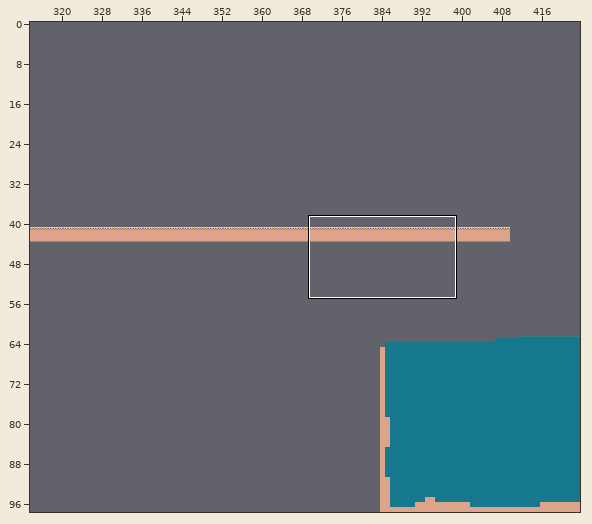
One commit to this Tiled map: content/tilemap/map.tmx. Above, an overview of the earlier version with the close-up marked.
Close-up. Earlier state:
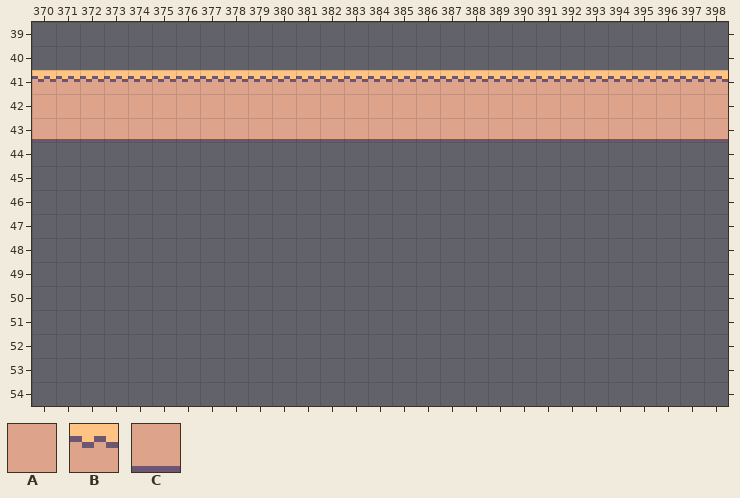
Cells are 8x8 px. Shown: x 370..398, y 39..54. The commit also changed other parts of the map, which this record leaves out. The old version is drawn lined up with the new one.
Key: from "panda_tileset": A 43, B 385, C 401.
_ is an empty cell.
Layers that did not change in this view are not listed.
Layer "terrain" before, first column x 370:
39 _____________________________
40 _____________________________
41 BBBBBBBBBBBBBBBBBBBBBBBBBBBBB
42 AAAAAAAAAAAAAAAAAAAAAAAAAAAAA
43 CCCCCCCCCCCCCCCCCCCCCCCCCCCCC
44 _____________________________
45 _____________________________
46 _____________________________
47 _____________________________
48 _____________________________
49 _____________________________
50 _____________________________
51 _____________________________
52 _____________________________
53 _____________________________
54 _____________________________
New version:
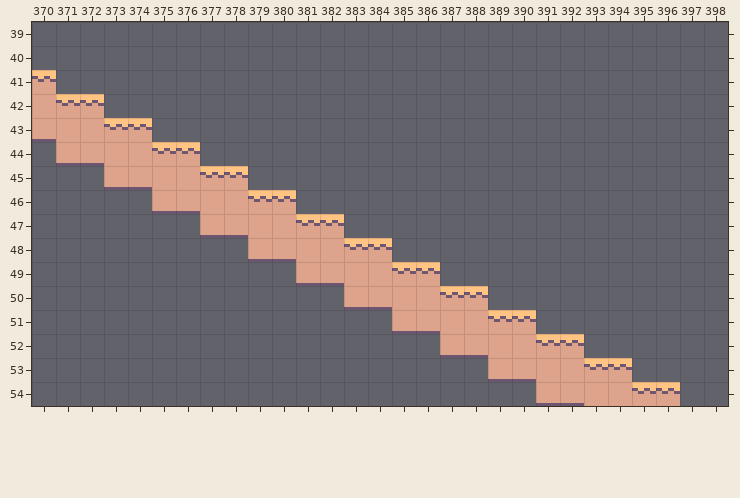
The exact change:
{"change": "map size 500x100 -> 600x100 cells"}
{"where": "layer \"terrain\""}
{"y":41,"x":371,"old":"BBBBBBBBBBBBBBBBBBBBBBBBBBBB","new":"____________________________"}
{"y":42,"x":371,"old":"AAAAAAAAAAAAAAAAAAAAAAAAAAAA","new":"BB__________________________"}
{"y":43,"x":371,"old":"CCCCCCCCCCCCCCCCCCCCCCCCCCCC","new":"AABB________________________"}
{"y":44,"x":371,"old":"______","new":"CCAABB"}
{"y":45,"x":373,"old":"______","new":"CCAABB"}
{"y":46,"x":375,"old":"______","new":"CCAABB"}
{"y":47,"x":377,"old":"______","new":"CCAABB"}
{"y":48,"x":379,"old":"______","new":"CCAABB"}
{"y":49,"x":381,"old":"______","new":"CCAABB"}
{"y":50,"x":383,"old":"______","new":"CCAABB"}
{"y":51,"x":385,"old":"______","new":"CCAABB"}
{"y":52,"x":387,"old":"______","new":"CCAABB"}
{"y":53,"x":389,"old":"______","new":"CCAABB"}
{"y":54,"x":391,"old":"______","new":"CCAABB"}
{"label":"changed","picture_box":[56,70,728,406]}
